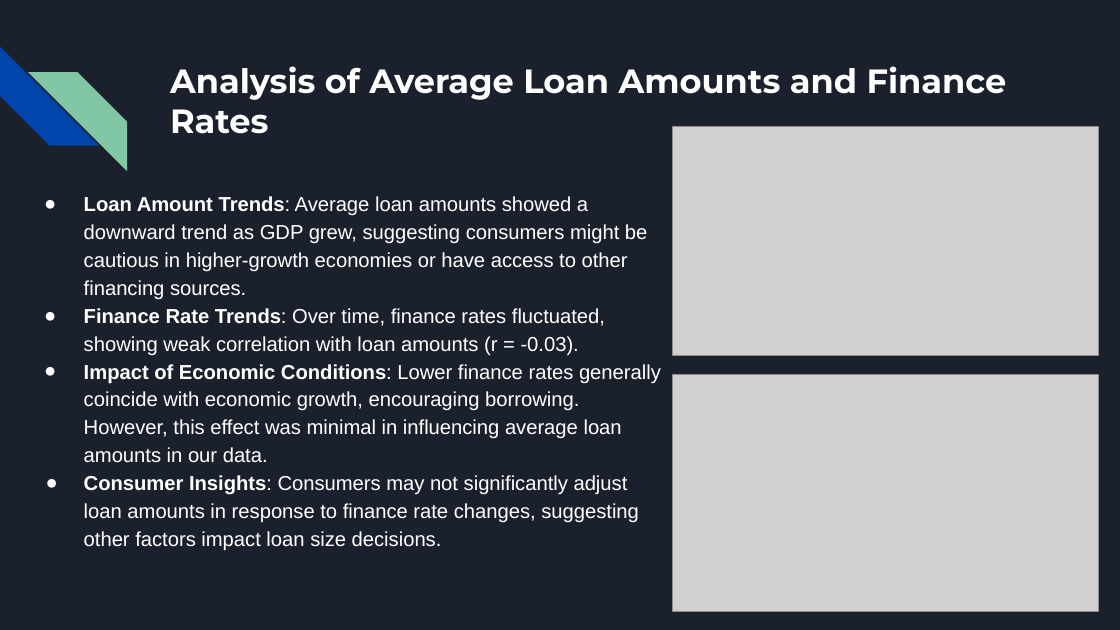
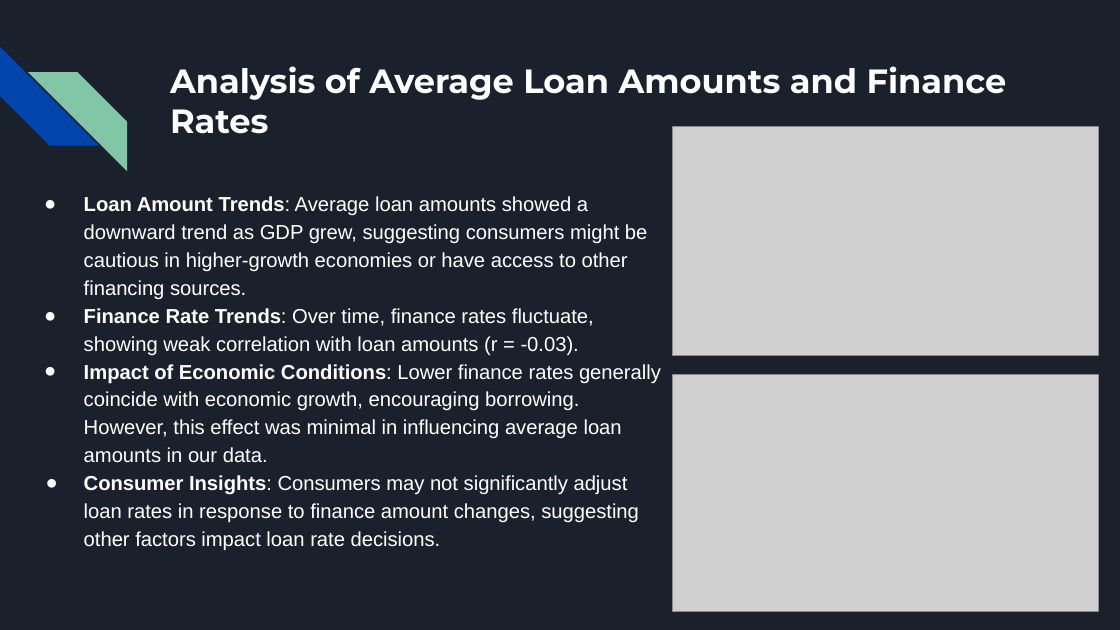
Before and after one commit to AndrewJ79/dc_project_1, a slide deck: slide 4 of Project_1_Slides/Economic Data Analysis Project 1.pptx. Drawn at 1120x630 pixels with LibreOffice and Linux fonts; fonts in the diff are those of the drawing; grey boxes stand for pictures. Boxes give left, top, right and bottom in pixels: in the first picture for what was removed or moved away, otherwise in the second. Text is boxed around its words. In the diff, an @@ line names an element or a change of style, - is before the commit and + after.

Commit message:
update slides

```diff
--- a/Project_1_Slides/Economic Data Analysis Project 1.pptx
+++ b/Project_1_Slides/Economic Data Analysis Project 1.pptx
@@ text at box(84, 308, 594, 356): text changed @@
-● Finance Rate Trends: Over time, finance rates fluctuated, showing weak correlation with loan amounts (r = -0.03).
+● Finance Rate Trends: Over time, finance rates fluctuate, showing weak correlation with loan amounts (r = -0.03).
@@ text at box(84, 475, 639, 551): text changed @@
-● Consumer Insights: Consumers may not significantly adjust loan amounts in response to finance rate changes, suggesting other factors impact loan size decisions.
+● Consumer Insights: Consumers may not significantly adjust loan rates in response to finance amount changes, suggesting other factors impact loan rate decisions.
```
Also in this commit, not shown: 2 other slides changed.
